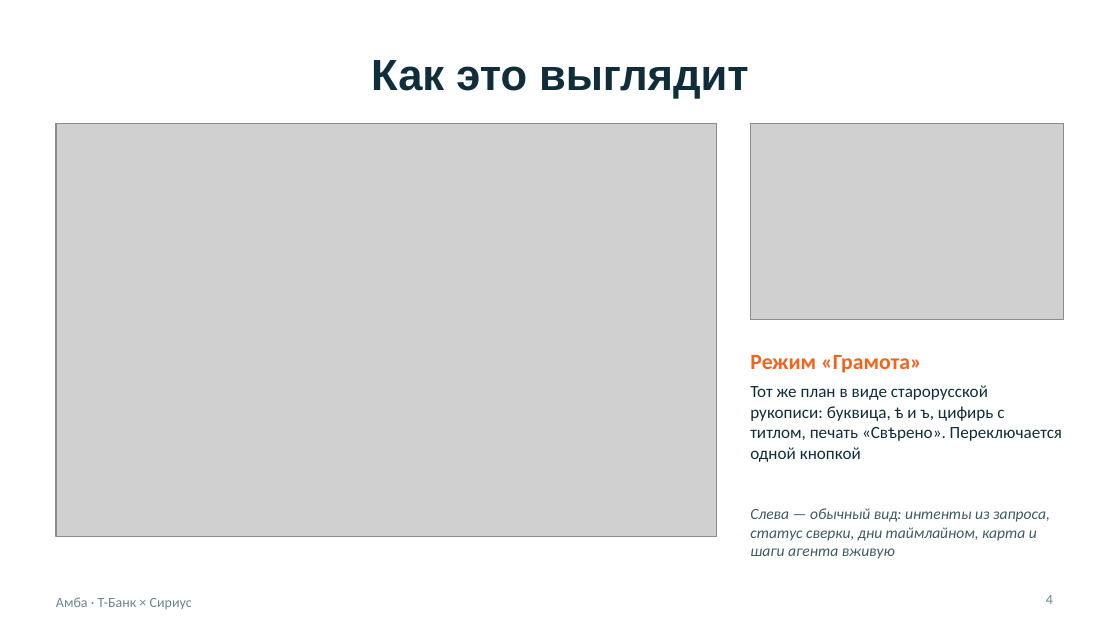
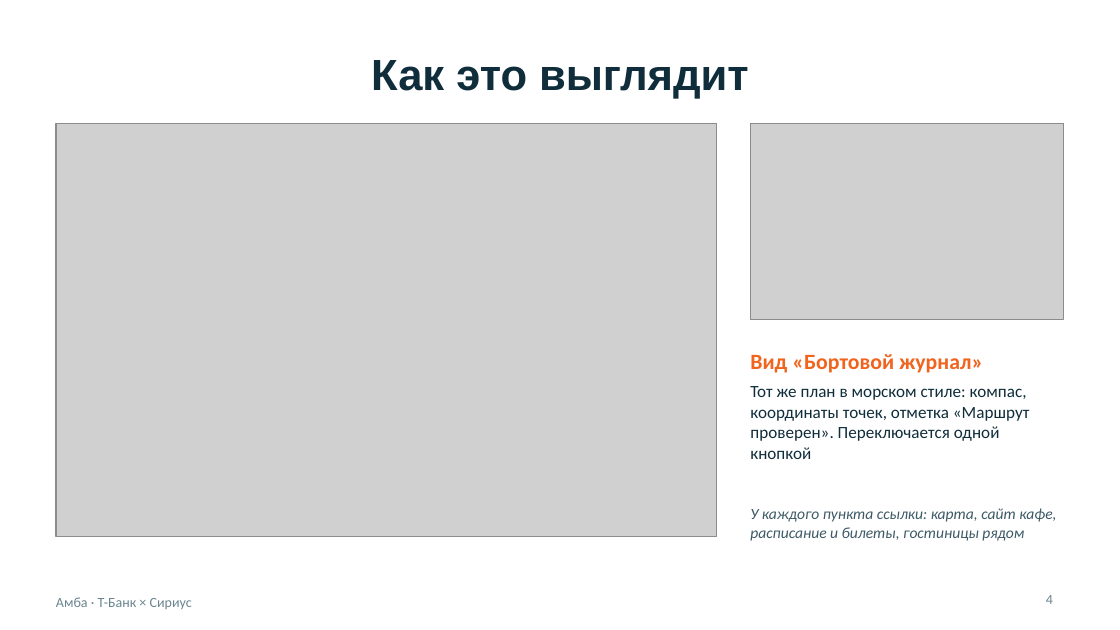
Before and after one commit to BessolitsinGleb/AI-ta, a slide deck: slide 4 of presentation/Amba_Travel_AI.pptx. Drawn at 1120x630 pixels with LibreOffice and Linux fonts; fonts in the diff are those of the drawing; grey boxes stand for pictures. Boxes give left, top, right and bottom in pixels: in the first picture for what was removed or moved away, otherwise in the second. Text is boxed around its words. In the diff, an @@ line names an element or a change of style, - is before the commit and + after.

```diff
--- a/presentation/Amba_Travel_AI.pptx
+++ b/presentation/Amba_Travel_AI.pptx
@@ text at <box>750,354,983,373</box>: text changed @@
-Режим «Грамота»
+Вид «Бортовой журнал»
@@ text at <box>750,386,1029,459</box>: text changed @@
-Тот же план в виде старорусской рукописи: буквица, ѣ и ъ, цифирь с титлом, печать «Свѣрено». Переключается одной кнопкой
+Тот же план в морском стиле: компас, координаты точек, отметка «Маршрут проверен». Переключается одной кнопкой
@@ text at <box>750,508,1056,541</box>: text changed @@
-Слева — обычный вид: интенты из запроса, статус сверки, дни таймлайном, карта и шаги агента вживую
+У каждого пункта ссылки: карта, сайт кафе, расписание и билеты, гостиницы рядом
```
Also in this commit, not shown: 2 other slides changed, 36 other files.
